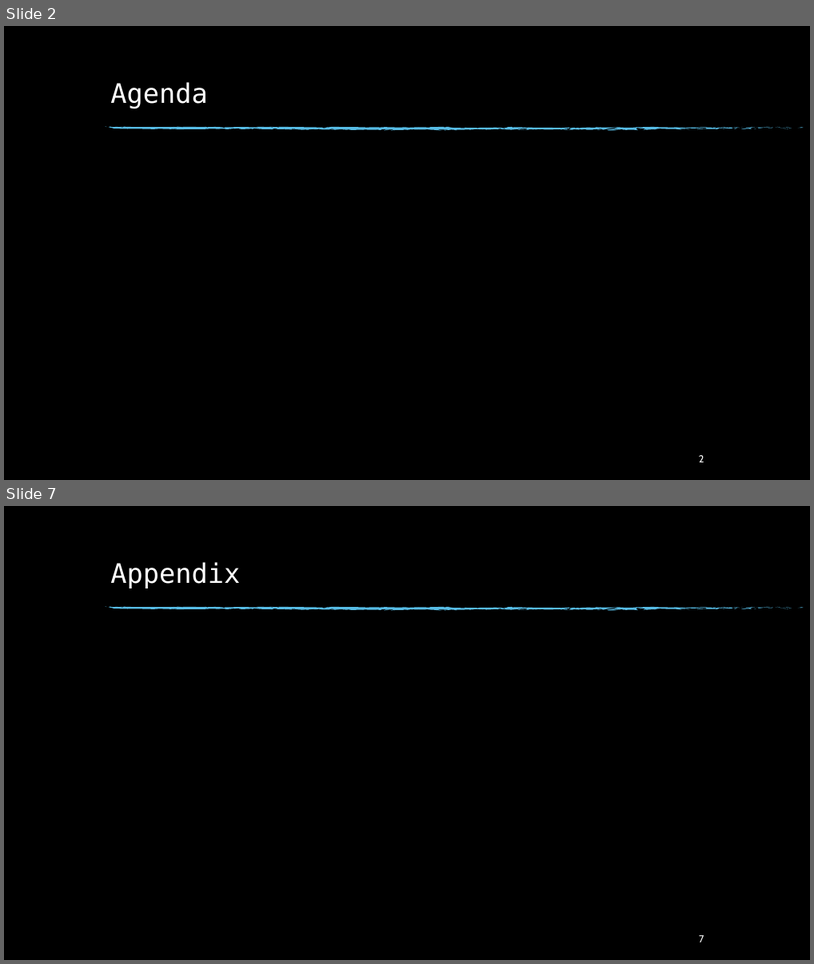
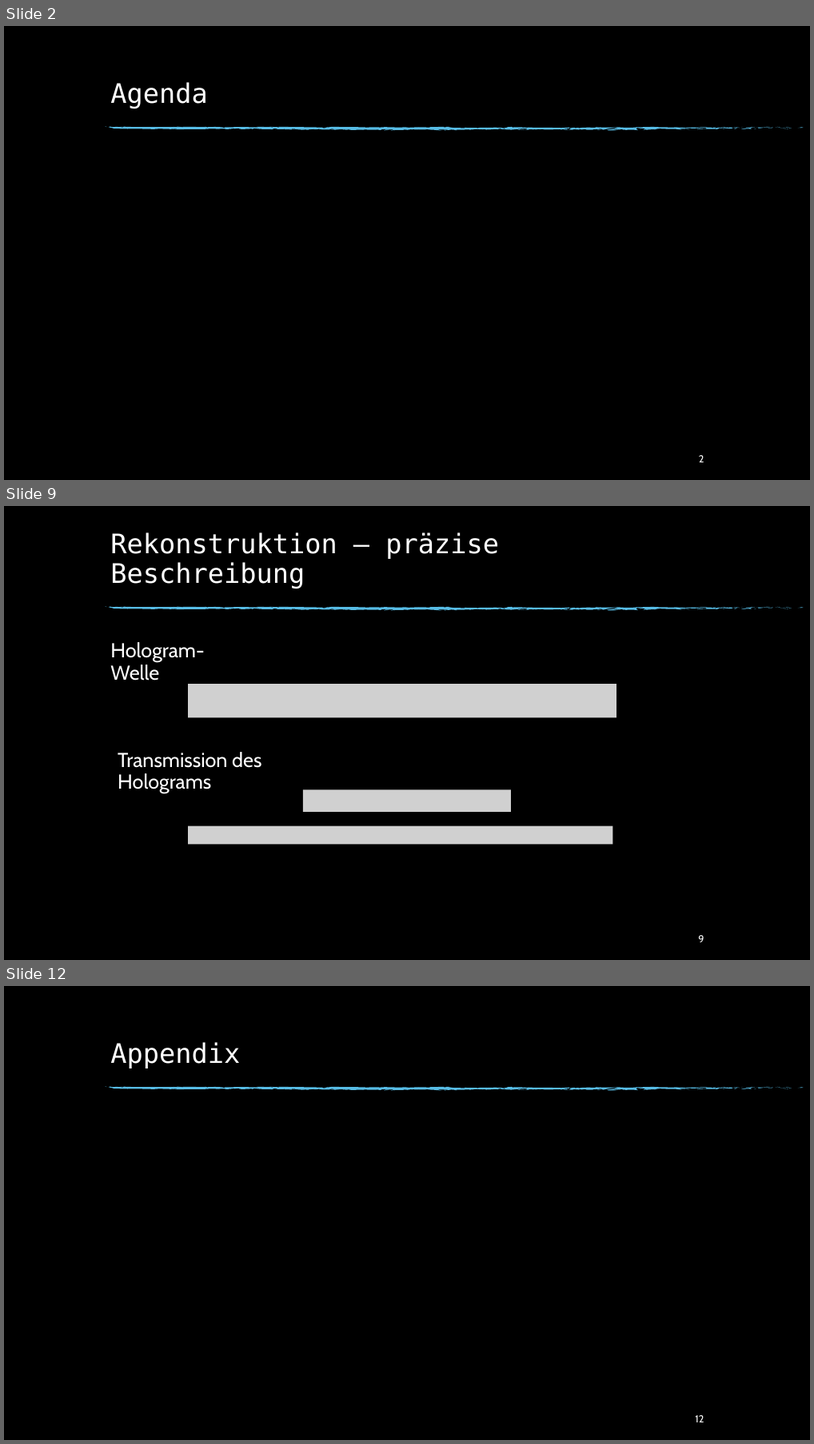
Before and after one commit to beckstev/presentations, a slide deck: holography/holography_presentation.pptx. Shown one above the other, each under a label of ours: slides 2 and 7 before the commit, slides 2, 9 and 12 after it; the slides between them are not shown. The pictures are 814x964 and 814x1444 pixels, drawn with LibreOffice and Linux fonts; fonts in the diff are those of the drawing; grey boxes stand for pictures; background and template pictures are left out. Boxes give left, top, right and bottom in pixels: in the first picture for what was removed or moved away, otherwise in the second. Text is boxed around its words. In the diff, an @@ line names an element or a change of style, - is before the commit and + after.

```diff
--- a/holography/holography_presentation.pptx
+++ b/holography/holography_presentation.pptx
@@ slide 9 added at box(4, 506, 810, 960), background picture (left out); not listed: 74 template elements that a slide beside it also shows @@
@@ title added at box(110, 532, 499, 588), 32 pt, text #FFFFFF @@
+Rekonstruktion – präzise Beschreibung
@@ text added at box(110, 642, 204, 680), 24 pt, text #FFFFFF @@
+Hologram-Welle
@@ picture added at box(188, 684, 617, 718) @@
@@ text added at box(118, 752, 262, 793), 24 pt, text #FFFFFF @@
+Transmission des Holograms
@@ picture added at box(303, 790, 511, 812) @@
@@ picture added at box(188, 826, 613, 844) @@
@@ page number added at box(698, 935, 704, 942), 12 pt, text #FFFFFF @@
+9
@@ what was slide 7 is now slide 12 @@
@@ page number at box(695, 1415, 704, 1422): text changed @@
-7
+12
```
Also in this commit, not shown: 4 slides changed, 4 other slides added, 1 other file.
